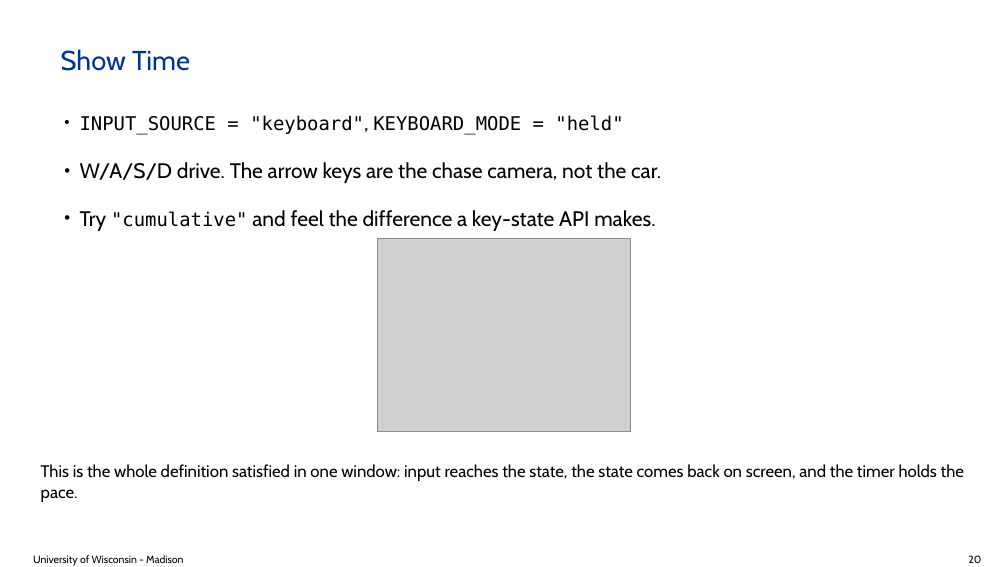
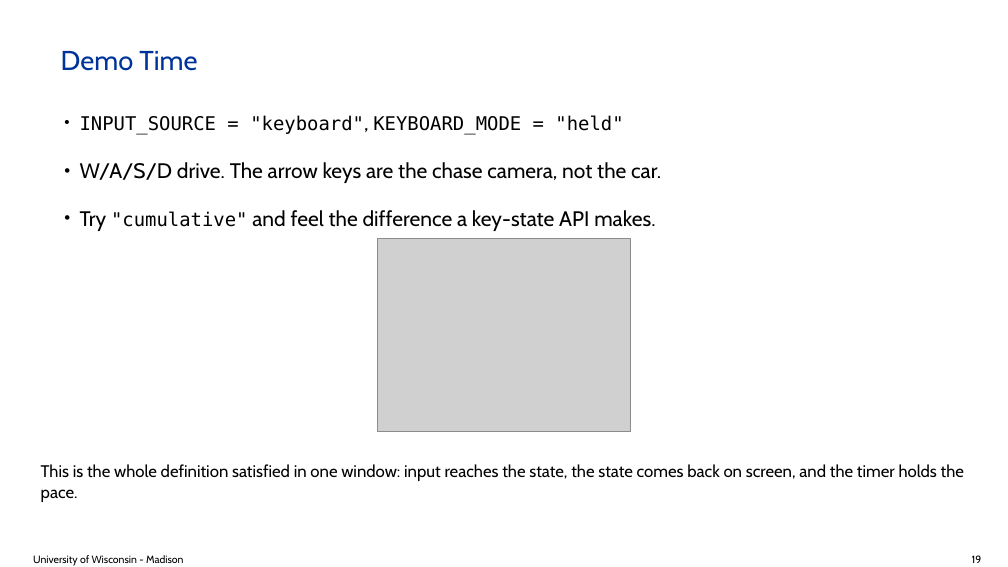
Before and after one commit to ksha23/chrono-hil-tutorial, a slide deck: slide 19 of tutorial_HIL_driver.pptx (slide 20 before the commit). Drawn at 1008x567 pixels with LibreOffice and Linux fonts; fonts in the diff are those of the drawing; grey boxes stand for pictures; background and template pictures are left out. Boxes give left, top, right and bottom in pixels: in the first picture for what was removed or moved away, otherwise in the second. Text is boxed around its words. In the diff, an @@ line names an element or a change of style, - is before the commit and + after.

```diff
--- a/tutorial_HIL_driver.pptx
+++ b/tutorial_HIL_driver.pptx
@@ title at (61, 51, 197, 71): text changed @@
-Show Time
+Demo Time
@@ text at (972, 555, 982, 563): text changed @@
-20
+19
```
Also in this commit, not shown: 19 other slides changed, 2 slides removed, 2 other files.
